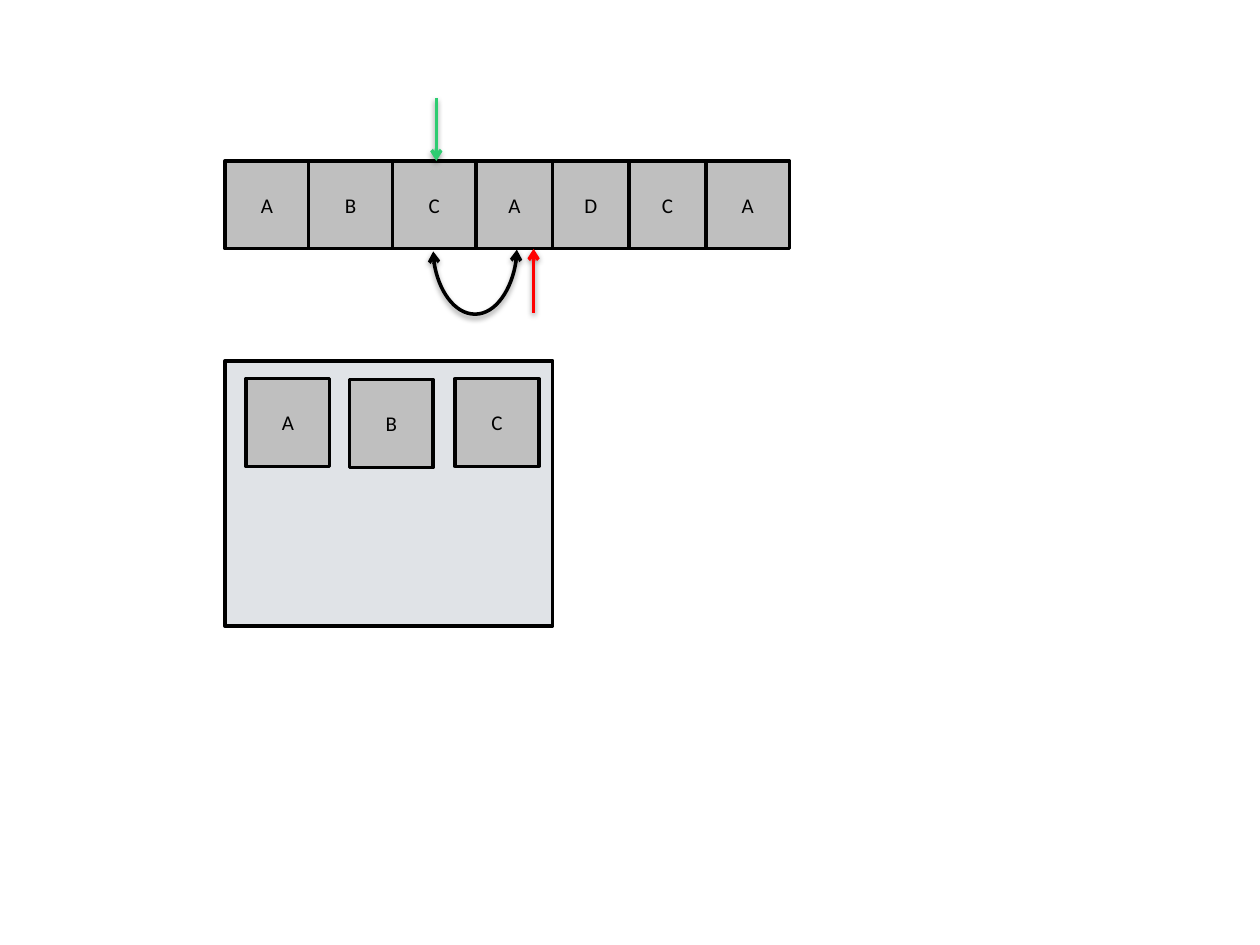
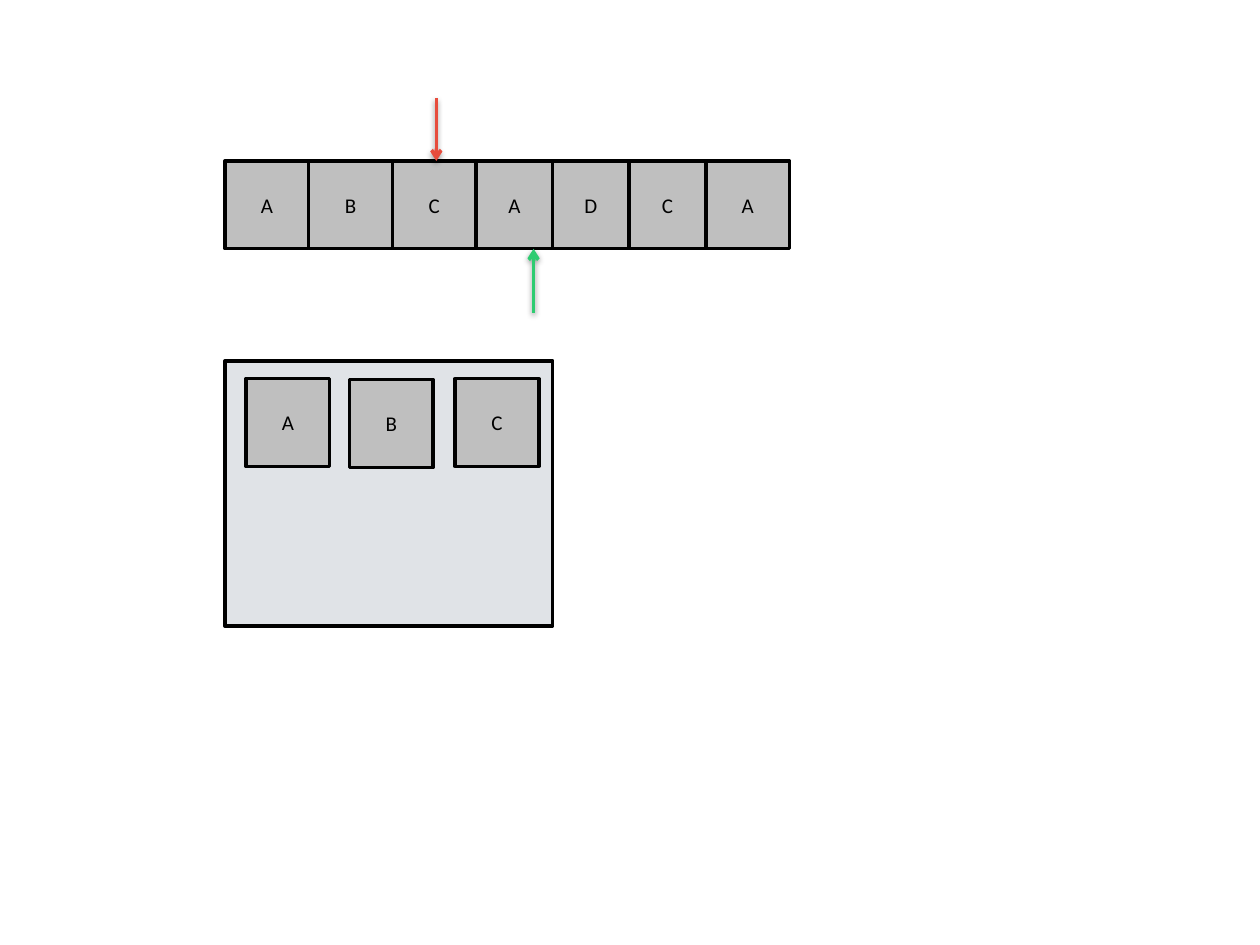
Before and after one commit to jainankit49/HackerGymContent, a slide deck: slide 58 of Images/imgs.pptx (slide 54 before the commit). Drawn at 1260x945 pixels with LibreOffice and Linux fonts; fonts in the diff are those of the drawing. Boxes give left, top, right and bottom in pixels: in the first picture for what was removed or moved away, otherwise in the second. Text is boxed around its words. In the diff, an @@ line names an element or a change of style, - is before the commit and + after.

```diff
--- a/Images/imgs.pptx
+++ b/Images/imgs.pptx
@@ arrow (436, 98) - (436, 161): stroke #2ECC71 2 pt to #E74C3C 2 pt @@
@@ curved double arrow removed from (517, 249) to (433, 252) @@
@@ arrow (533, 312) - (533, 248): stroke #FF0000 2 pt to #2ECC71 2 pt @@
```
Also in this commit, not shown: 10 other slides changed, 3 slides added.
